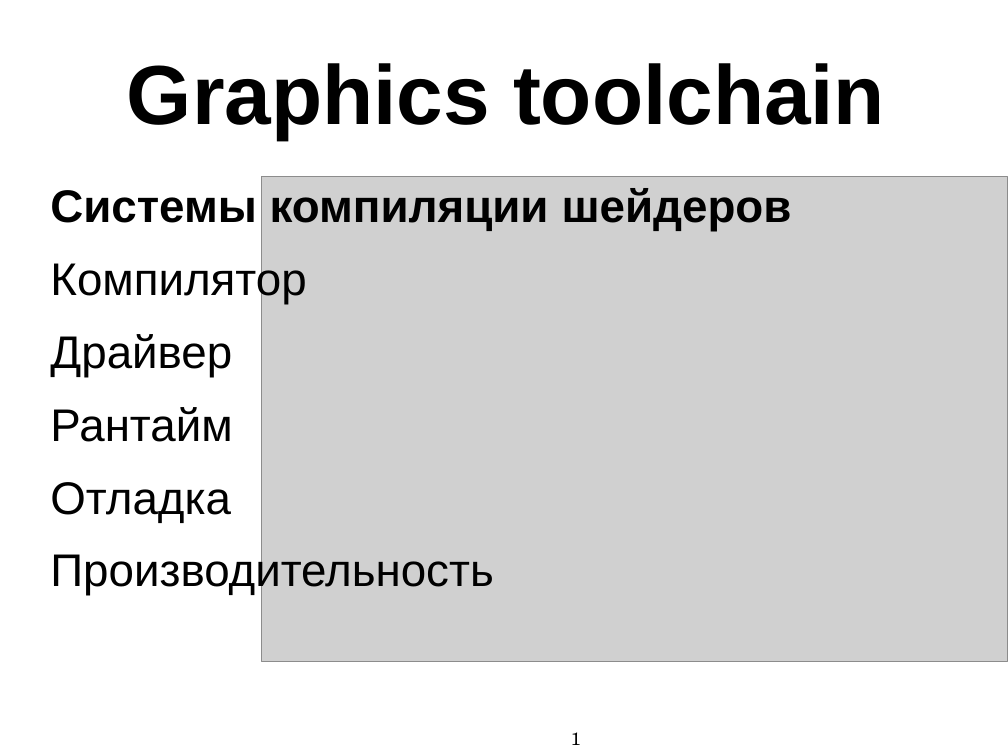
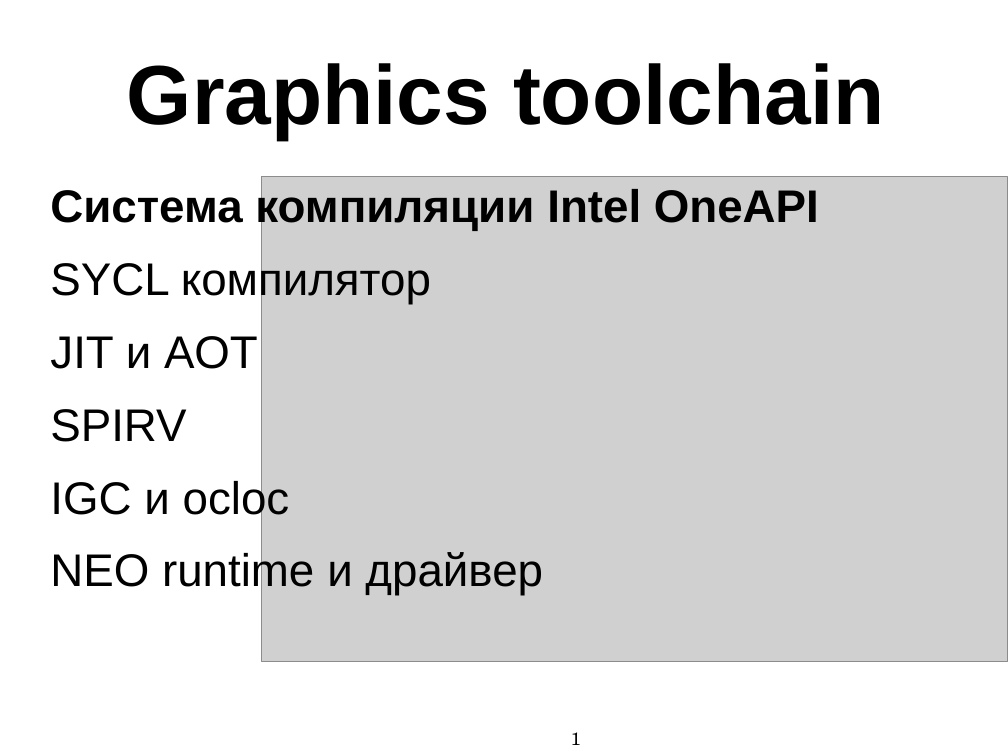
Before and after one commit to MIPT-ILab/cpp-lects-rus, a slide deck: slide 1 of other_lects/toolchain_lect/slides/graphics_toolchain_complete_ppt.pptx. Drawn at 1008x756 pixels with LibreOffice and Linux fonts; fonts in the diff are those of the drawing; grey boxes stand for pictures. Boxes give left, top, right and bottom in pixels: in the first picture for what was removed or moved away, otherwise in the second. Text is boxed around its words. In the diff, an @@ line names an element or a change of style, - is before the commit and + after.

Commit message:
More slides for Graphics Toolchain

```diff
--- a/other_lects/toolchain_lect/slides/graphics_toolchain_complete_ppt.pptx
+++ b/other_lects/toolchain_lect/slides/graphics_toolchain_complete_ppt.pptx
@@ text at <box>50,186,819,596</box>: text changed @@
-Системы компиляции шейдеров
-Компилятор
-Драйвер
-Рантайм
-Отладка
-Производительность
+Система компиляции Intel OneAPI
+SYCL компилятор
+JIT и AOT
+SPIRV
+IGC и ocloc
+NEO runtime и драйвер
```
Also in this commit, not shown: 38 slides added, 8 other files.
